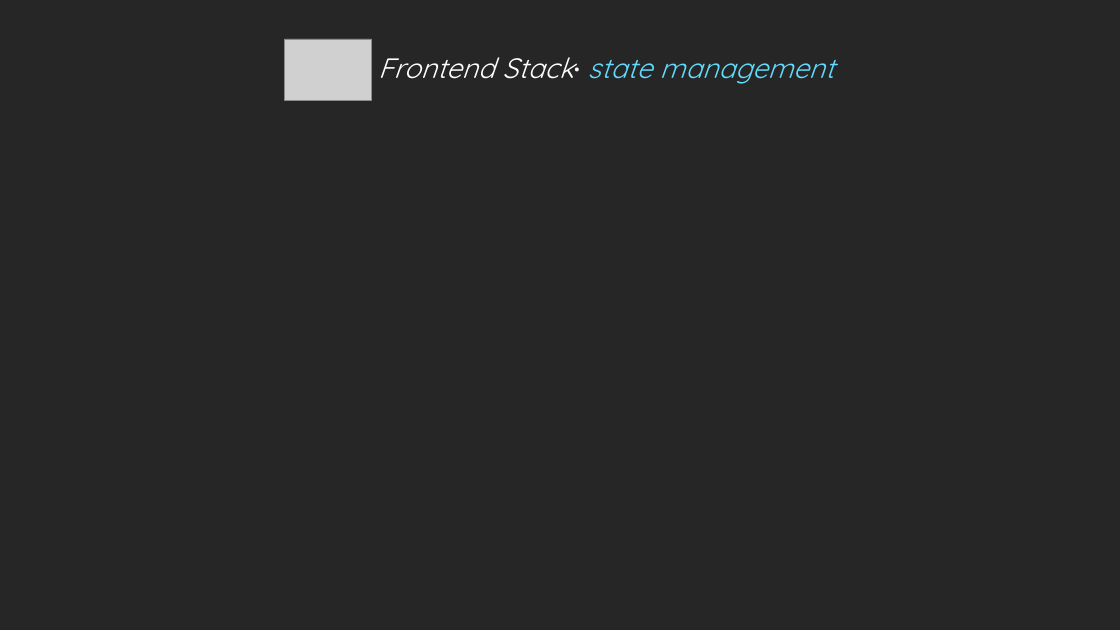
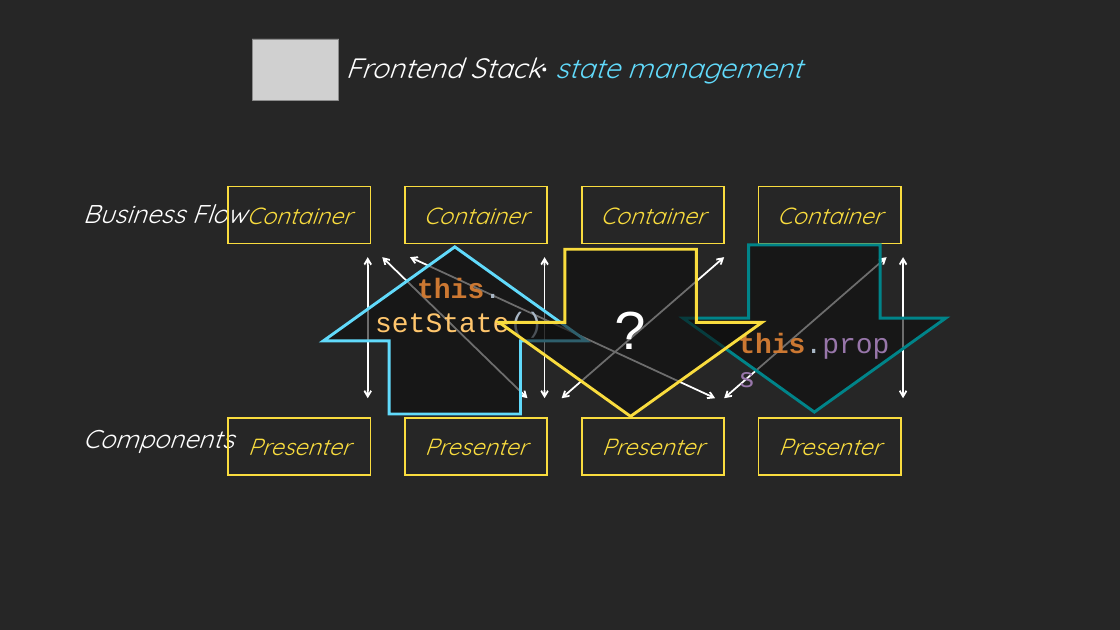
Before and after one commit to LucasDvp/advocateHub-docs, a slide deck: slide 5 of How_AH_Using_OSes.pptx (slide 4 before the commit). Drawn at 1120x630 pixels with LibreOffice and Linux fonts; fonts in the diff are those of the drawing; grey boxes stand for pictures. Boxes give left, top, right and bottom in pixels: in the first picture for what was removed or moved away, otherwise in the second. Text is boxed around its words. In the diff, an @@ line names an element or a change of style, - is before the commit and + after.

Commit message:
update

```diff
--- a/How_AH_Using_OSes.pptx
+++ b/How_AH_Using_OSes.pptx
@@ picture: place and size @@
-picture at <box>285,39,371,100</box>
+picture at <box>252,39,339,100</box>
@@ text "Frontend Stack· state management": place and size @@
-text "Frontend Stack· state management" at <box>378,57,835,84</box>
+text "Frontend Stack· state management" at <box>346,57,802,84</box>
@@ text added at <box>83,195,247,230</box>, 22 pt, text #FFFFFF, italic @@
+Business Flow
@@ group added at <box>229,187,901,244</box>: 4 rectangles @@
+Container
+Container
+Container
+Container
@@ right arrow added at <box>323,247,586,414</box>, fill #0D0D0D at 60% opacity, outline #61DAFB 2.5 pt @@
@@ double arrow added from (368, 257) to (368, 398), #FFFFFF 1.5 pt @@
@@ double arrow added from (382, 257) to (528, 398), #FFFFFF 1.5 pt @@
@@ double arrow added from (410, 257) to (715, 398), #FFFFFF 1.5 pt @@
@@ right arrow added at <box>499,250,762,417</box>, fill #0D0D0D at 60% opacity, outline #F9DC3E 2.5 pt @@
@@ double arrow added from (544, 257) to (544, 398), #FFFFFF 1.5 pt @@
@@ double arrow added from (724, 257) to (562, 398), #FFFFFF 1.5 pt @@
@@ right arrow added at <box>683,245,946,413</box>, fill #0D0D0D at 60% opacity, outline #008489 2.5 pt @@
@@ double arrow added from (886, 257) to (724, 398), #FFFFFF 1.5 pt @@
@@ double arrow added from (903, 257) to (903, 398), #FFFFFF 1.5 pt @@
@@ text added at <box>375,278,543,340</box>, 24 pt, text #FFC66D @@
+this.
+setState()
@@ text added at <box>607,289,655,365</box>, 48 pt, text #FFFFFF @@
+?
@@ text added at <box>738,333,889,361</box>, 24 pt, text #9876AA @@
+this.props
@@ group added at <box>229,418,901,475</box>: 4 rectangles @@
+Presenter
+Presenter
+Presenter
+Presenter
@@ text added at <box>83,420,234,455</box>, 22 pt, text #FFFFFF, italic @@
+Components
```
Also in this commit, not shown: 3 other slides changed, 3 slides added.
